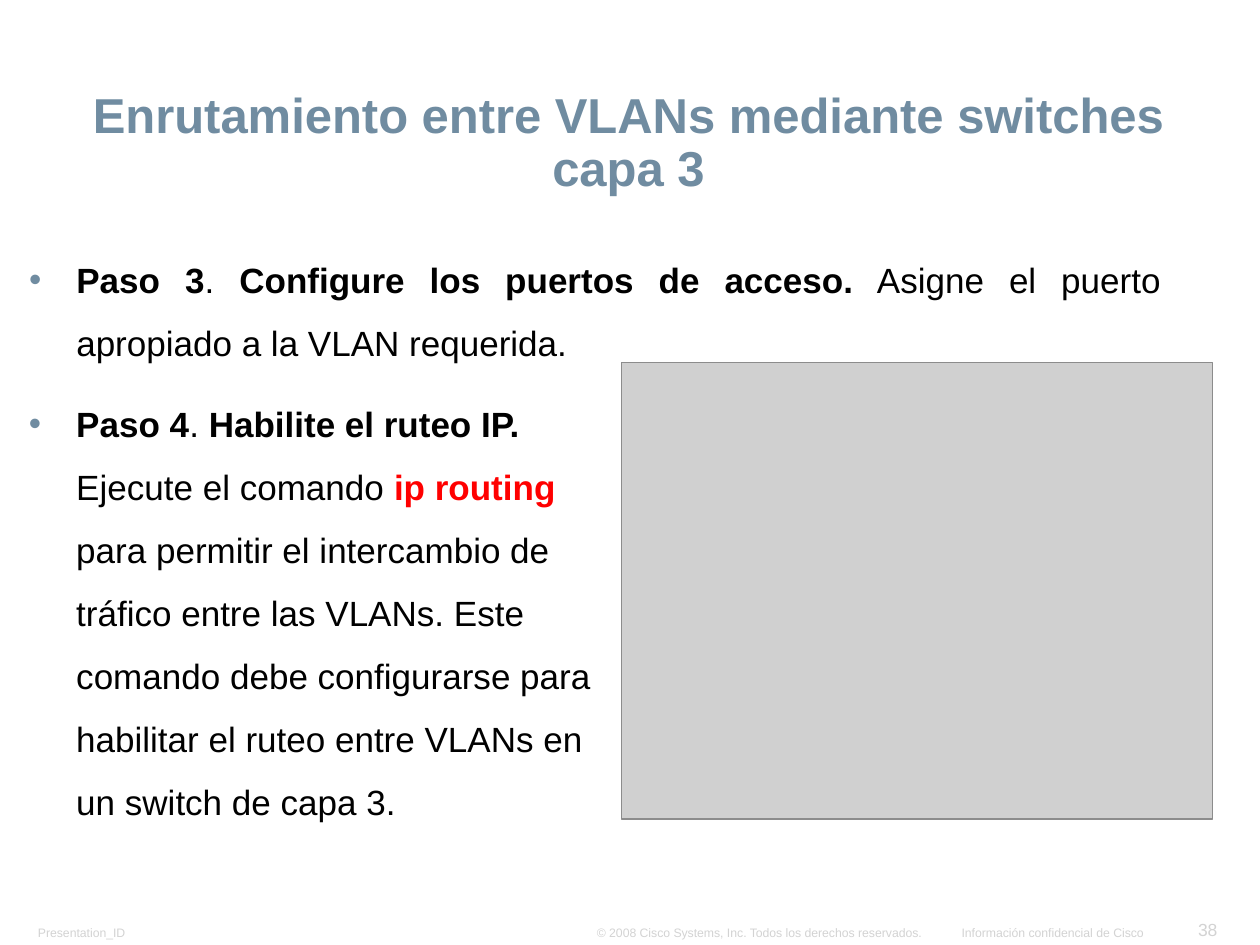
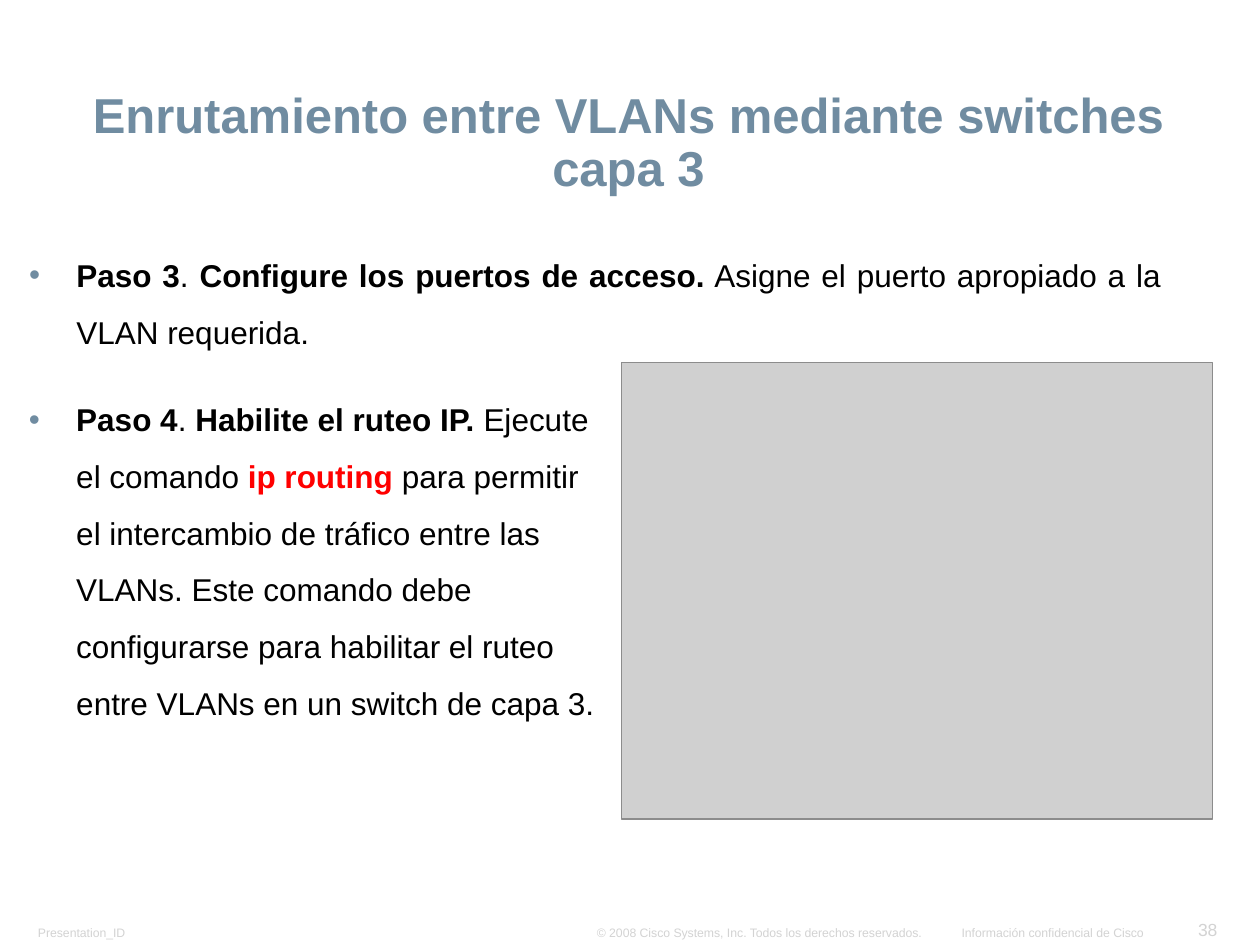
Before and after one commit to lizetheP/WAN, a slide deck: slide 38 of Calendario2025/Presentaciones/3_VLANs.pptx. Drawn at 1260x945 pixels with LibreOffice and Linux fonts; fonts in the diff are those of the drawing; grey boxes stand for pictures; background and template pictures are left out. Boxes give left, top, right and bottom in pixels: in the first picture for what was removed or moved away, otherwise in the second. Text is boxed around its words. In the diff, an @@ line names an element or a change of style, - is before the commit and + after.

```diff
--- a/Calendario2025/Presentaciones/3_VLANs.pptx
+++ b/Calendario2025/Presentaciones/3_VLANs.pptx
@@ text "Paso 3. Configure los puertos ..." at bbox=[76, 264, 1161, 350]: size 20 to 18 pt @@
@@ text "Paso 4. Habilite el ruteo ..." at bbox=[76, 408, 594, 721]: size 20 to 18 pt @@
```
Also in this commit, not shown: 4 other slides changed, 3 other files.
